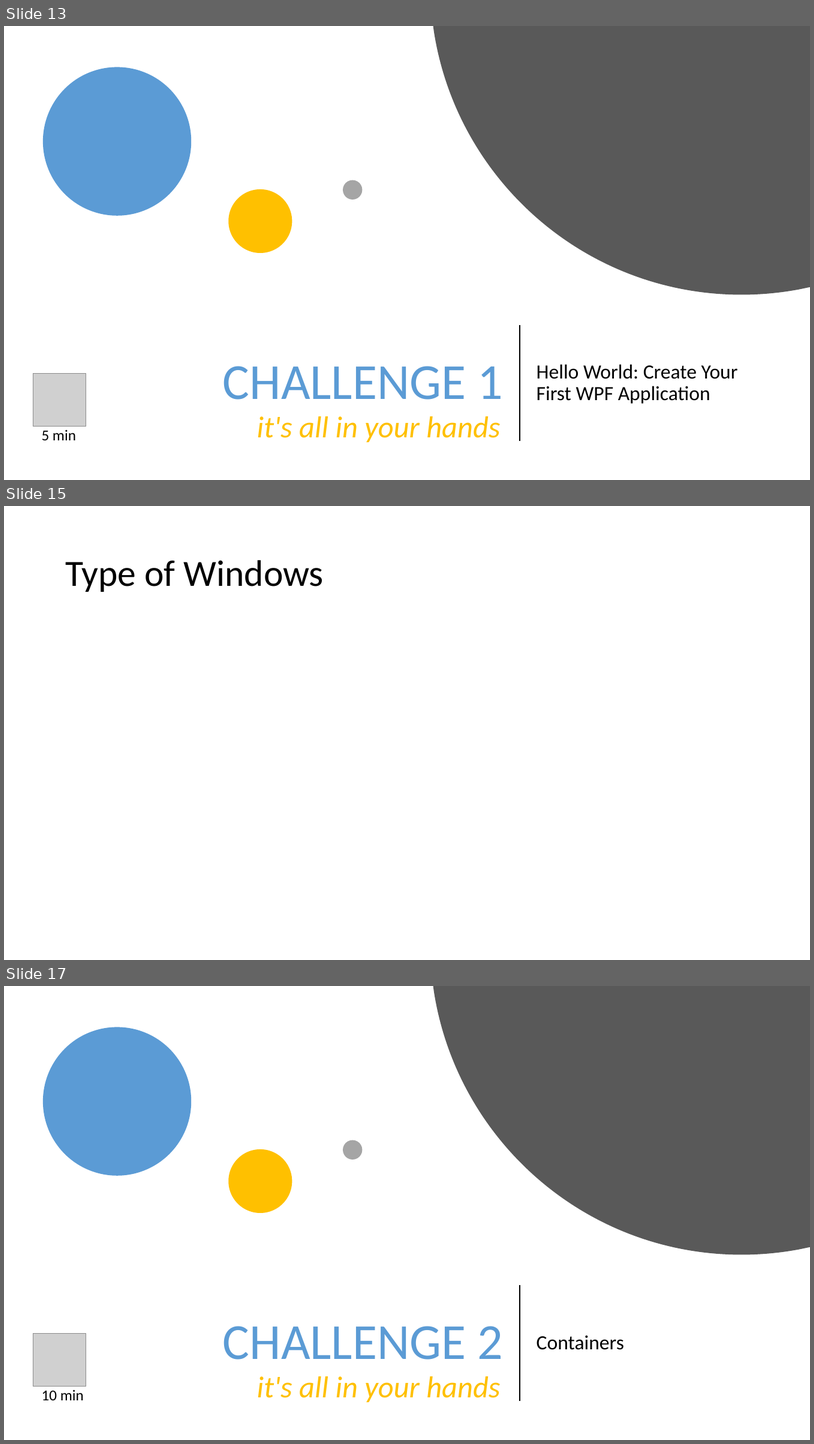
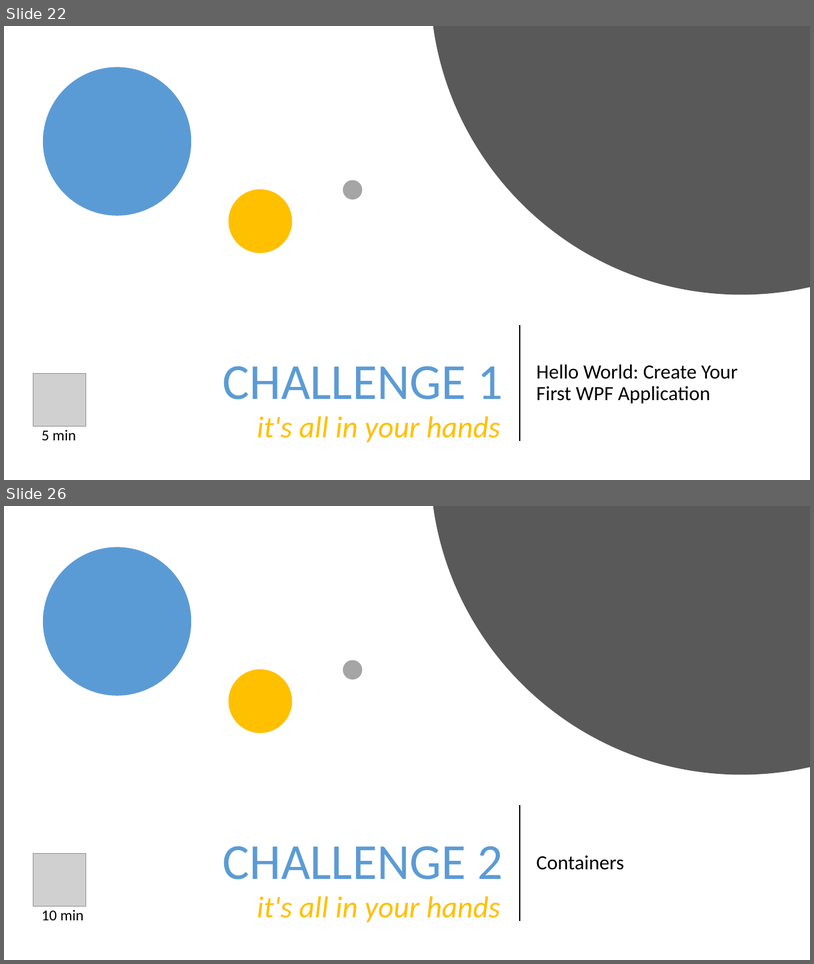
Before and after one commit to danieleromanazzi/wpf-tutorial, a slide deck: wpf-tutorial.pptx. Shown one above the other, each under a label of ours: slides 13, 15 and 17 before the commit, slides 22 and 26 after it; the slides between them are not shown. The pictures are 814x1444 and 814x964 pixels, drawn with LibreOffice and Linux fonts; fonts in the diff are those of the drawing; grey boxes stand for pictures. Boxes give left, top, right and bottom in pixels: in the first picture for what was removed or moved away, otherwise in the second. Text is boxed around its words. In the diff, an @@ line names an element or a change of style, - is before the commit and + after.

```diff
--- a/wpf-tutorial.pptx
+++ b/wpf-tutorial.pptx
@@ slide 15 removed at box(4, 506, 810, 960), background #FFFFFF @@
@@ title removed at box(65, 560, 324, 592) @@
-Type of Windows
@@ what was slide 13 is now slide 22 @@
@@ what was slide 17 is now slide 26 @@
```
Also in this commit, not shown: 4 slides changed, 19 slides added, 2 other slides removed, 1 other file.
